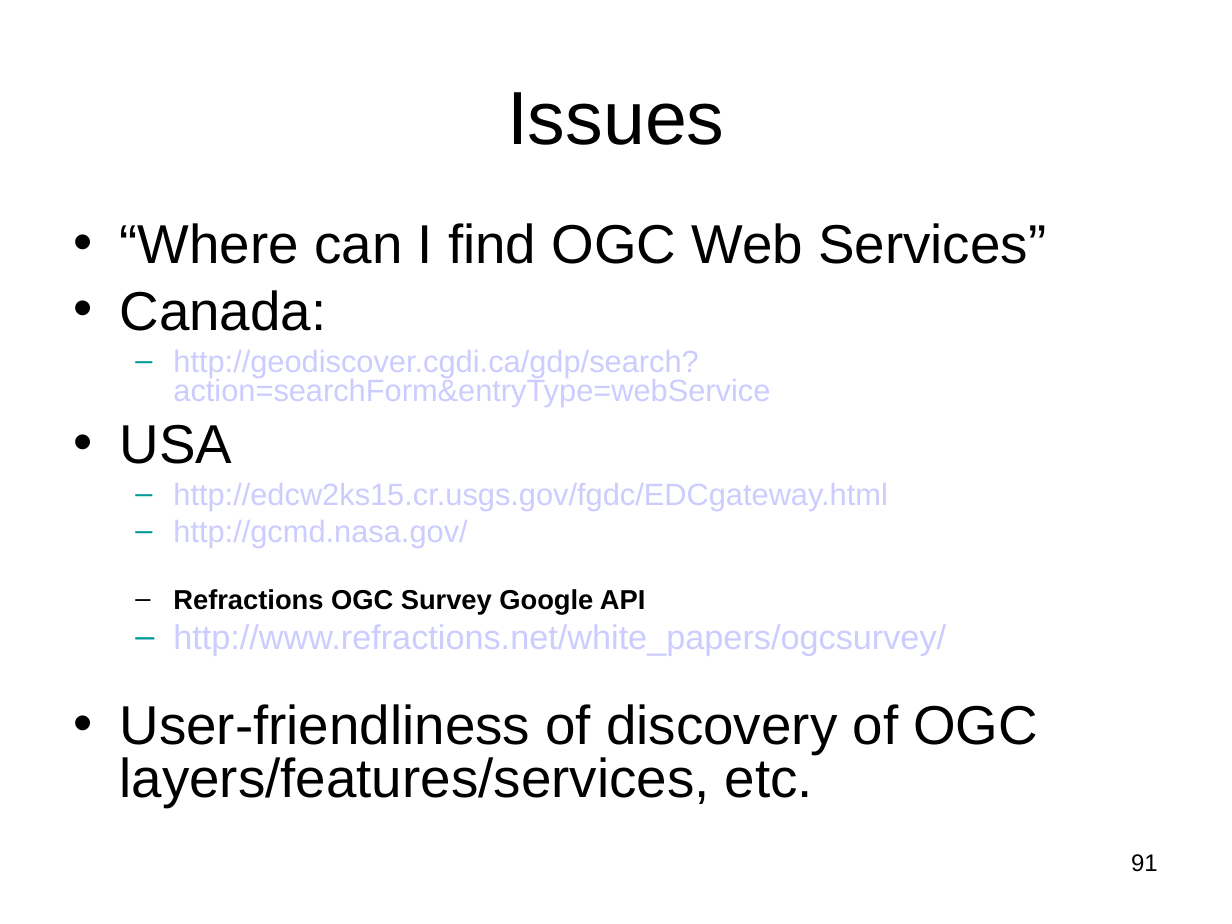
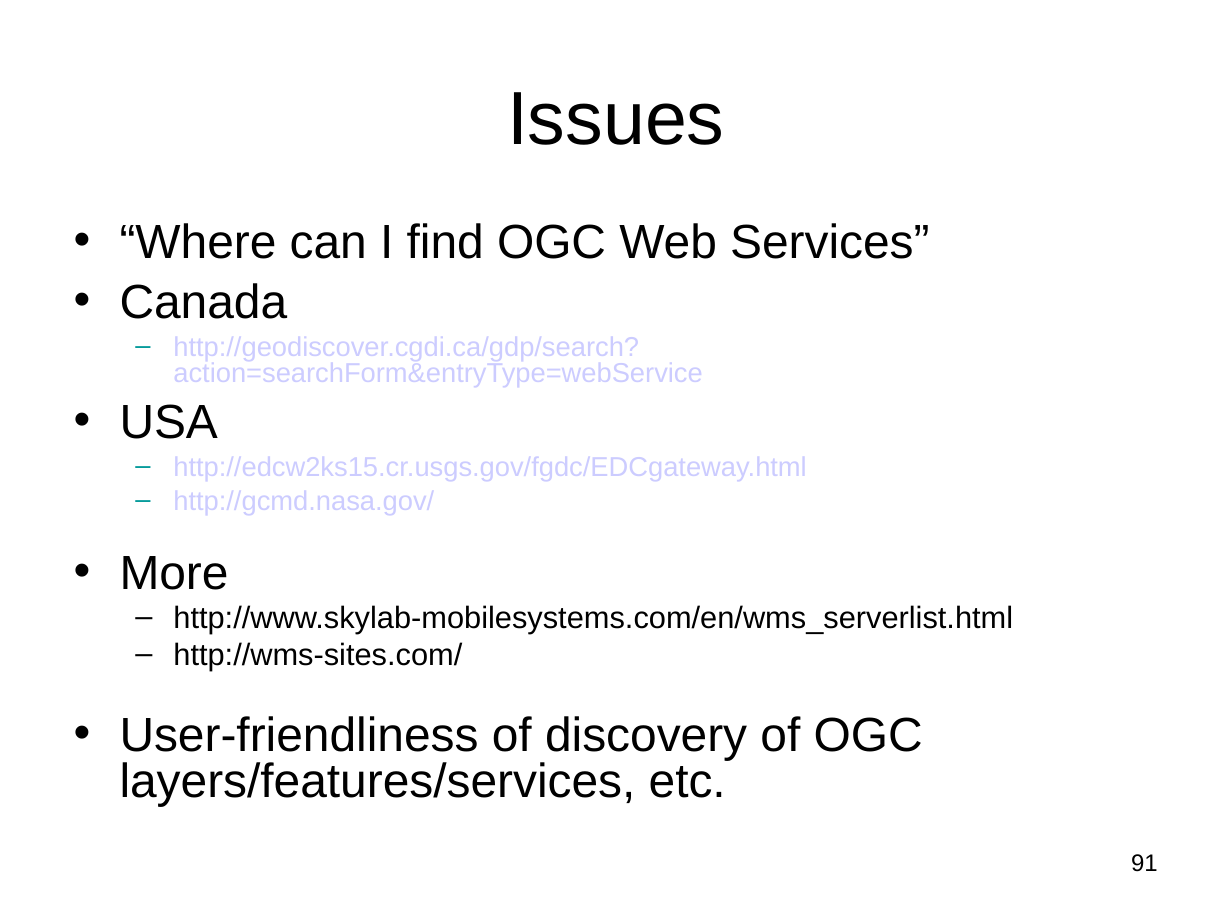
Before and after one commit to MapServer/ms-ogc-workshop, a slide deck: slide 91 of doc/ms_ogc_workshop.ppt. Drawn at 1232x924 pixels with LibreOffice and Linux fonts; fonts in the diff are those of the drawing. Boxes give left, top, right and bottom in pixels: in the first picture for what was removed or moved away, otherwise in the second. Text is boxed around its words. In the diff, an @@ line names an element or a change of style, - is before the commit and + after.

Commit message:
update links to MapServer website according to new structure, update docs

```diff
--- a/doc/ms_ogc_workshop.ppt
+++ b/doc/ms_ogc_workshop.ppt
@@ text at <box>120,223,929,806</box>: size 32 to 28 pt in "“Where can I find OGC Web Services”", "USA", "User-friendliness of discovery of OGC layers/features/servic ..."; size 18 to 16 pt in "http://geodiscover.cgdi.ca/gdp/search?action=searchForm&entr ...", "http://edcw2ks15.cr.usgs.gov/fgdc/EDCgateway.html", "http://gcmd.nasa.gov/" @@
@@ text at <box>120,283,288,319</box>: text changed; size 32 to 28 pt @@
-• Canada:
+• Canada
@@ text at <box>120,556,1013,670</box>: text changed; size 20 to 18 pt; text colour #CCCCFF to #000000 @@
-  – Refractions OGC Survey Google API
-  – http://www.refractions.net/white_papers/ogcsurvey/
+• More
+  – http://www.skylab-mobilesystems.com/en/wms_serverlist.html
+  – http://wms-sites.com/
```
Also in this commit, not shown: 6 other slides changed, 12 other files.
